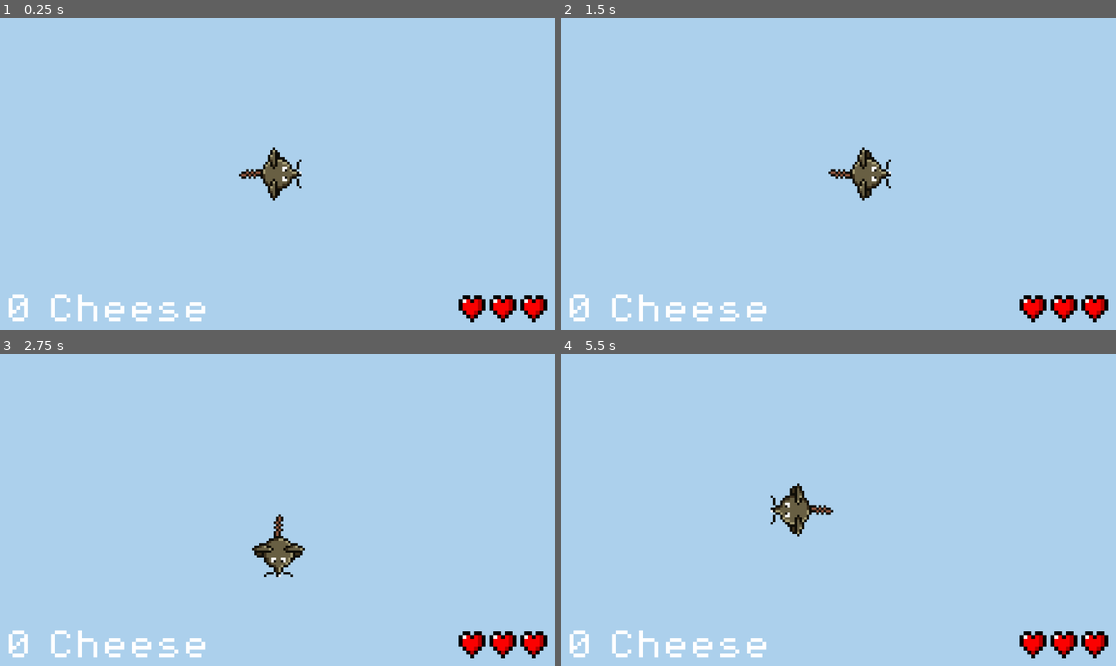
Above: before the commit, frames 1-4 (two rows, left to right).
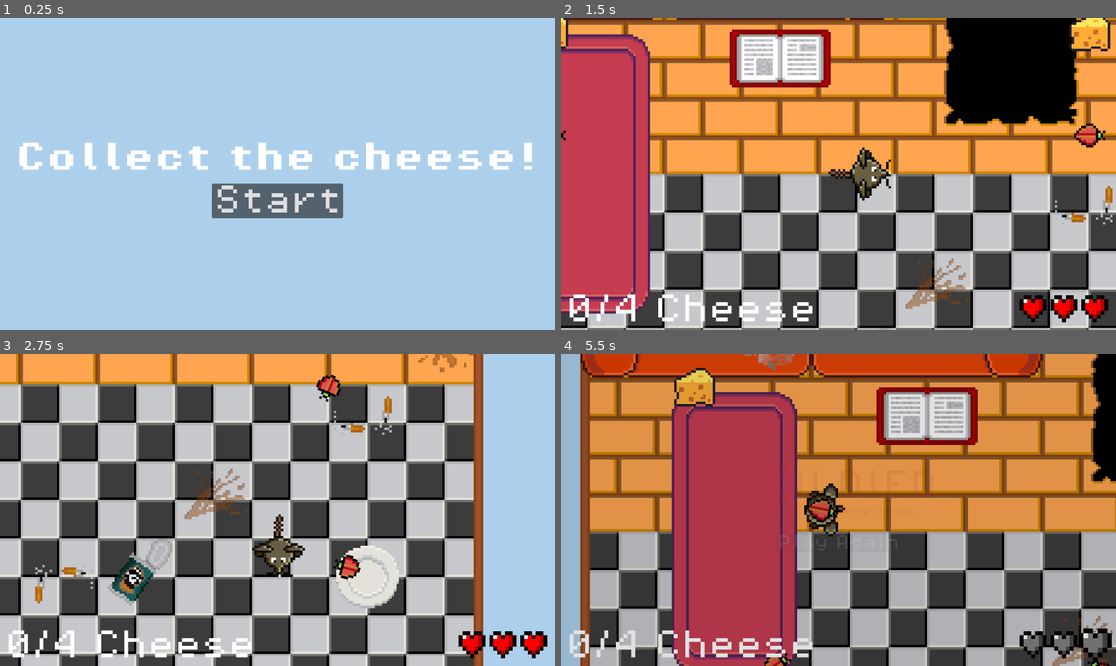
Above: after the commit, the same moments.

Repository: rasmussvala/TDDD23-Cheddar-Chase
Game: Godot game, scene res://scenes/title_screen.tscn
The game is run twice, just before and just after one commit, with the same random seed, the same clock (stepped at 60 frames per second) and the same inputs. Before the commit the project starts from res://scenes/characters/mouse/player.tscn.
Inputs (mouse positions are in pixels of both pictures, inside the frame that each line leads up to):
- Up to frame 1 (0.25 s): no input
- Up to frame 2 (1.5 s): click (838, 202) at 0.5 s, where only the run after the commit has a clickable "Start"; hold Right (ui_right) from 1.28 s (still down)
- Up to frame 3 (2.75 s): release Right (ui_right) at 2.03 s; hold Down (ui_down) from 2.03 s (still down)
- Up to frame 4 (5.5 s): release Down (ui_down) at 2.78 s; hold Right (ui_right) 2.78-3.53 s; hold Up (ui_up) 3.53-4.28 s; hold Left (ui_left) from 4.28 s (still down)

The runs differ from the first frame. In frame 1, 7.8% of the frame differs, in the area x 1-99%, y 39-98%; in frame 2, 98%; in frame 3, 86%; in frame 4, 100%, in the area x 0-100%, y 0-100%.

Commit message:
Added Win Screen and Max Score
Win Screen is still a WIP with button and pausing the game after you win.

Diff:
--- a/project.godot
+++ b/project.godot
@@ -11,7 +11,7 @@
 [application]
 
 config/name="TDDD23-Game-Project"
-run/main_scene="res://scenes/characters/mouse/player.tscn"
+run/main_scene="res://scenes/title_screen.tscn"
 config/features=PackedStringArray("4.3", "Forward Plus")
 
 [file_customization]
--- a/scenes/game.tscn
+++ b/scenes/game.tscn
@@ -1,6 +1,7 @@
-[gd_scene load_steps=11 format=3 uid="uid://b3wdmox28pm05"]
+[gd_scene load_steps=12 format=3 uid="uid://b3wdmox28pm05"]
 
 [ext_resource type="Script" path="res://scripts/game_manager.gd" id="1_sqrlk"]
+[ext_resource type="PackedScene" uid="uid://bpw6urgdij01f" path="res://scenes/win_screen.tscn" id="2_1la2g"]
 [ext_resource type="PackedScene" uid="uid://86tsdexohbg4" path="res://scenes/death_screen.tscn" id="2_wlcxk"]
 [ext_resource type="PackedScene" uid="uid://ct4xnrb6ua7pq" path="res://scenes/characters/enemies/bug_red.tscn" id="2_yj2lc"]
 [ext_resource type="PackedScene" uid="uid://dnlv8wuw8y7et" path="res://scenes/characters/mouse/player.tscn" id="3_0xa32"]
@@ -19,10 +20,25 @@
 unique_name_in_owner = true
 script = ExtResource("1_sqrlk")
 
+[node name="win_screen" parent="." instance=ExtResource("2_1la2g")]
+unique_name_in_owner = true
+
 [node name="death_screen" parent="." instance=ExtResource("2_wlcxk")]
 unique_name_in_owner = true
 
-[node name="Node" type="Node" parent="."]
+[node name="Cheeses" type="Node" parent="."]
+
+[node name="cheese_1" parent="Cheeses" groups=["Cheeses"] instance=ExtResource("6_prwsy")]
+position = Vector2(-112, -59)
+
+[node name="cheese_2" parent="Cheeses" groups=["Cheeses"] instance=ExtResource("6_prwsy")]
+position = Vector2(-112, 145)
+
+[node name="cheese_3" parent="Cheeses" groups=["Cheeses"] instance=ExtResource("6_prwsy")]
+position = Vector2(113, 144)
+
+[node name="cheese_4" parent="Cheeses" groups=["Cheeses"] instance=ExtResource("6_prwsy")]
+position = Vector2(113, -58)
 
 [node name="Enemies" type="Node" parent="."]
 
@@ -49,18 +65,6 @@
 [node name="player" parent="." instance=ExtResource("3_0xa32")]
 unique_name_in_owner = true
 
-[node name="cheese_1" parent="." instance=ExtResource("6_prwsy")]
-position = Vector2(-112, -59)
-
-[node name="cheese_2" parent="." instance=ExtResource("6_prwsy")]
-position = Vector2(-112, 145)
-
-[node name="cheese_3" parent="." instance=ExtResource("6_prwsy")]
-position = Vector2(113, 144)
-
-[node name="cheese_4" parent="." instance=ExtResource("6_prwsy")]
-position = Vector2(113, -58)
-
 [node name="pit" parent="." instance=ExtResource("7_5m25o")]
 
 [node name="pit_collision" type="CollisionShape2D" parent="pit"]
--- a/scenes/tools/hud.tscn
+++ b/scenes/tools/hud.tscn
@@ -18,7 +18,7 @@
 grow_vertical = 0
 theme_override_fonts/font = ExtResource("1_2if4o")
 theme_override_font_sizes/font_size = 64
-text = "0 Cheese"
+text = "1/999 Cheese"
 
 [node name="heart_3" type="Sprite2D" parent="."]
 position = Vector2(1104, 600)
--- /dev/null
+++ b/scenes/win_screen.tscn
@@ -0,0 +1,53 @@
+[gd_scene load_steps=3 format=3 uid="uid://bpw6urgdij01f"]
+
+[ext_resource type="FontFile" uid="uid://hu3cedqh4cft" path="res://assets/tools/fonts/PixelOperator8.ttf" id="1_ab6rm"]
+[ext_resource type="Script" path="res://scripts/win_screen.gd" id="1_tsmp8"]
+
+[node name="win_screen" type="CanvasLayer"]
+script = ExtResource("1_tsmp8")
+
+[node name="window" type="ColorRect" parent="."]
+anchors_preset = 15
+anchor_right = 1.0
+anchor_bottom = 1.0
+offset_top = -1.0
+offset_bottom = -1.0
+grow_horizontal = 2
+grow_vertical = 2
+color = Color(0.678431, 0.815686, 0.92549, 1)
+
+[node name="return_button" type="Button" parent="window"]
+layout_mode = 1
+anchors_preset = 8
+anchor_left = 0.5
+anchor_top = 0.5
+anchor_right = 0.5
+anchor_bottom = 0.5
+offset_left = -252.0
+offset_top = 22.0
+offset_right = 252.0
+offset_bottom = 62.0
+grow_horizontal = 2
+grow_vertical = 2
+theme_override_fonts/font = ExtResource("1_ab6rm")
+theme_override_font_sizes/font_size = 32
+text = "Return to Main Menu"
+
+[node name="win_label" type="Label" parent="window"]
+layout_mode = 1
+anchors_preset = 8
+anchor_left = 0.5
+anchor_top = 0.5
+anchor_right = 0.5
+anchor_bottom = 0.5
+offset_left = -204.0
+offset_top = -60.0
+offset_right = 204.0
+offset_bottom = 4.0
+grow_horizontal = 2
+grow_vertical = 2
+theme_override_fonts/font = ExtResource("1_ab6rm")
+theme_override_font_sizes/font_size = 64
+text = "YOU WIN!"
+
+[connection signal="pressed" from="window/return_button" to="." method="_on_return_button_pressed"]
--- a/scripts/game_manager.gd
+++ b/scripts/game_manager.gd
@@ -1,14 +1,32 @@
 extends Node
 
 var score = 0
+var max_score = 0
 
+@onready var win_screen: CanvasLayer = %win_screen
 @onready var death_screen: CanvasLayer = %death_screen
 @onready var player: CharacterBody2D = %player
+
+func _ready() -> void:
+	max_score = get_tree().get_node_count_in_group("Cheeses")
+
+	# Use call_deffered to wait until player has
+	# been created in order to update the score
+	call_deferred("update_initial_hud")
+
+func update_initial_hud() -> void:
+	player.hud.update_score(score, max_score)
 
 # Add a point for collected cheese and update HUD
 func add_point() -> void:
 	score += 1
-	player.hud.update_score(score)
+	player.hud.update_score(score, max_score)
+
+	if score >= max_score:
+		win()
 
 func _on_player_trigger_death_screen() -> void:
 	death_screen.fade_in()
+
+func win() -> void:
+	win_screen.fade_in()
--- a/scripts/hud.gd
+++ b/scripts/hud.gd
@@ -8,8 +8,8 @@
 var heart_filled: Texture2D = preload("res://assets/heart/heart-filled.png")
 var heart_empty: Texture2D = preload("res://assets/heart/heart-empty.png")
 
-func update_score(score) -> void:
-	score_label.text = str(score) + " Cheese"
+func update_score(score, max_score) -> void:
+	score_label.text = str(score) + "/" + str(max_score) + " Cheese"
 
 func update_health(new_health) -> void:
 	# Save all sprite in array
--- /dev/null
+++ b/scripts/win_screen.gd
@@ -0,0 +1,26 @@
+extends CanvasLayer
+
+@onready var window: ColorRect = $window
+@onready var return_button: Button = $window/return_button
+@onready var win_label: Label = $window/win_label
+
+@export var fade_in_time = 0.5
+
+func _ready() -> void:
+	var opacity = 0
+
+	window.color.a = opacity
+	return_button.modulate.a = opacity
+	win_label.modulate.a = opacity
+
+func fade_in():
+	var opacity = 1.0
+
+	var tween = create_tween()
+	tween.tween_property(window, "color:a", opacity, fade_in_time)
+	tween.parallel().tween_property(win_label, "modulate:a", opacity, fade_in_time)
+	tween.parallel().tween_property(return_button, "modulate:a", opacity, fade_in_time)
+
+func _on_return_button_pressed() -> void:
+	var TITLE_SCREEN = load("res://scenes/title_screen.tscn")
+	get_tree().change_scene_to_packed(TITLE_SCREEN)
